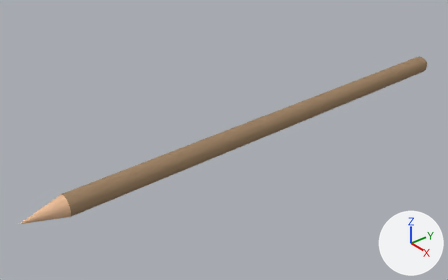
One commit to the Blender file Assets/Objetos/flecha_madeira.blend: the scene before it, then after it.
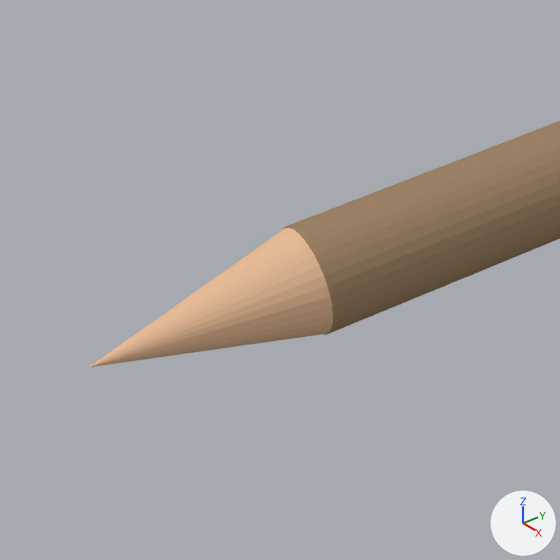
Each version appears first whole from a 50 mm camera at (10.1, -10.09, 7.28) aimed at (-0.56, -1.37, -0.33), and next in a close-up on the part from 0% to 27% of the width and 52% to 95% of the height. Arrows for +X, +Y and +Z are at lower right; the lights stay in place.
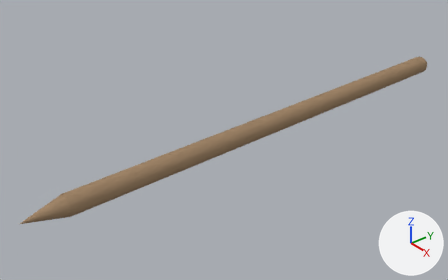
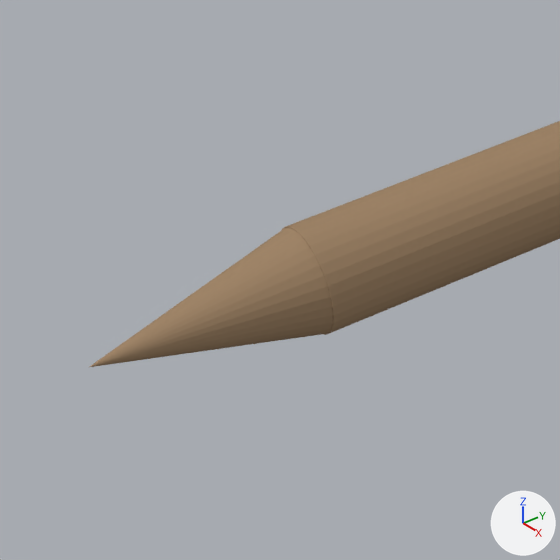
Location of each change, [x1, y1, x2, y2] in pixels of the close-ups (560 x 560 px):
'Cone', recoloured
    both: [89, 228, 333, 367]

The change, as a list of edits to the scene's bpy script:
```text
Change me_cone:
    where me_cone.from_pydata(...)  # 33 vertices, 33 faces; spans x -0.25..0.25, y -0.25..0.25, z -0.5..0.5
    remove me_cone.materials.append(mat_material)  # beige #e7bc98
    add me_cone.materials.append(mat_material_002)  # beige #a08569
```
